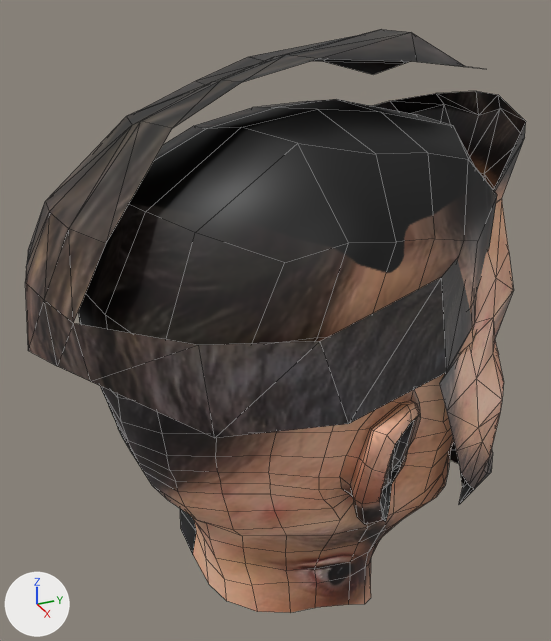
Before and after pictures for a commit that changed the Blender file assets/serhead.blend.
Before and after are seen from a camera (50 mm lens) standing at (0.301, -0.14, 0.299) and looking at (-0.011, 0.0, 0.143). Lighting does not change. The marker at lower left points along +X, +Y and +Z. Mesh edges are drawn as thin lines.

Names of what the first picture shows: 'Head'.
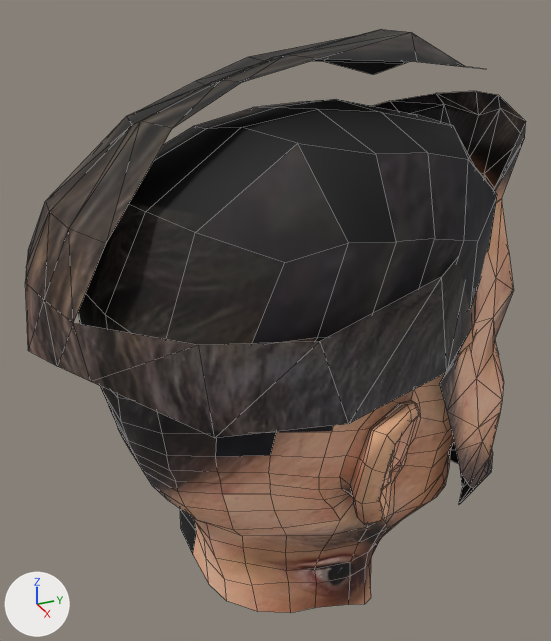
Diff of the bpy script that builds the scene:
```diff
--- a/assets/serhead.blend.py
+++ b/assets/serhead.blend.py
@@ mat_material_002 @@
 mat_material_002.texture = img_serhed_map
+mat_material_002.roughness = 0.75
@@ me_headmesh @@
 # used by ob_head; location = (0.0, 0.0, 0.0)
-me_headmesh.from_pydata(...)  # 1677 vertices, 1314 faces; spans x -0.099..0.091, y -0.117..0.129, z -0.006..0.276
+me_headmesh.from_pydata(...)  # 1205 vertices, 1314 faces; spans x -0.099..0.091, y -0.117..0.129, z -0.006..0.276
+# me_headmesh part 1
+# 300 vertices are removed from x -0.088..0.084, y -0.117..0.129, z 0.027..0.276
+# 228 faces are deleted
+# 314 new faces join them
+# me_headmesh part 2: 166 kept faces spanning x -0.041..0.091, y -0.096..0.075, z 0.072..0.243 get new texture (UV) coordinates
 me_headmesh.materials.append(mat_material_002)
```

Location of each change, (x1, y1, x2, y2) in pixels of the pictures (551 x 641 px; the box of a moved part takes in the faces that stretch with it):
'Head', surface changed, reshaped: (25, 29, 526, 612) in both
part 1 of me_headmesh, moved or reshaped: (25, 32, 526, 504) in both
part 2 of me_headmesh, surface changed: (79, 148, 497, 529) in both
